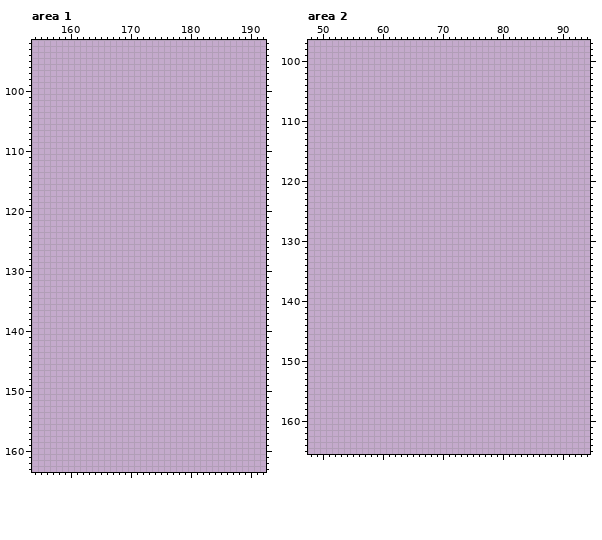
Edited in one commit: pixel-art file (img/sprite_sheet.aseprite). That is the earlier state.
768x320 pixels, 1 frame. Pixels under 10% opacity are left out. Colours within 5 levels of each other are drawn and written as one. Shown: area 1: x 154..192, y 92..163; area 2: x 48..94, y 97..165. The commit also changed other parts of the picture, which this record leaves out.
After:
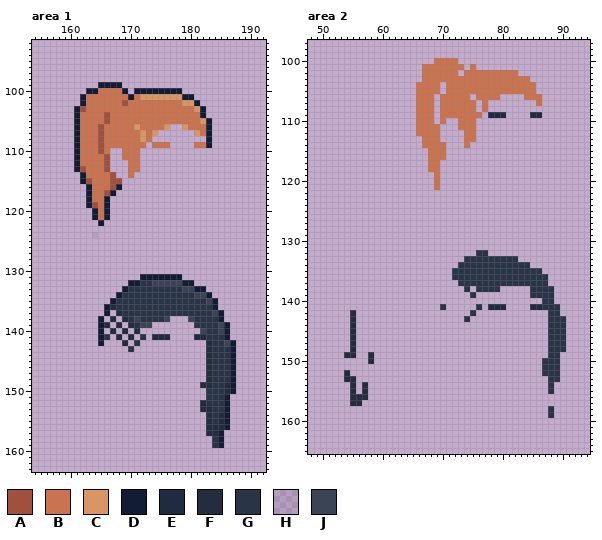
Palette (. is transparent): A #a1503f  B #ca734e  C #d99563  D #121d35  E #1e2b40  F #242d3e  G #293447  H #333c4f1b  J #3a4454
Edits made:
Changed rows in their new state; - is an unchanged pixel.
Area 1, layer "Layer 1":
first column x 161:
 99 ----DDDD---------------
100 --DDBBBBD-DDDDDDDD-----
101 -DBBBBBBBDBCCCCCCCDD---
102 -DBBBBBBABBBBBBBBBCCD--
103 DABBBBBBBBBBBBBBBBBBCD-
104 DBBBBABBBBBBBBBBBBBBBD-
105 DBBBBABBBBBBBBBBBBBBBCD
106 DBBBABBBBBCBBBBC--CBBBD
107 DBBBABBBBBBCBC------CBD
108 DBBBABBBBBBCB---------D
109 DBBBABBBBBBB-BBB----BBD
110 DBBBAB--BBB------------
111 DBBBBA--BBB------------
112 DBBBBA---BB------------
113 DABBBA---BB------------
114 -DBBBBA--B-------------
115 -DABBBAA---------------
116 --DBBBAD---------------
117 --DBBAD----------------
118 --DBBD-----------------
119 --DABD-----------------
120 ---DBD-----------------
121 ---DBD-----------------
122 ----D------------------
124 ---H-------------------
first column x 165:
131 -------DDDDDDD---------
132 -----DDGGJJJJJDD-------
133 ----DGGGGGGGGGJJDD-----
134 ---DGGGGGGGGGGGGJJD----
135 --DGGGGGGGGGGGGGGGJD---
136 -DFGGGGGGGGGGGGGGGGD---
137 -D-FGGGGGGGGGGGGGGGJD--
138 D-F-FGJGGGGJ---JGGGGD--
139 DF-F-FGJJ-------GGGGJD-
140 D-F-F-F----------JGGJD-
141 DG-F-F-G-EEE----EEGGGD-
142 D---F-G-----------FGGJD
143 -----G------------FGGGD
144 ------------------FGGGD
145 ------------------FGGGD
146 ------------------FGGGD
147 ------------------FGGGD
148 ------------------FGGGD
149 -----------------FFGGFD
150 ------------------GGGFD
151 ------------------GGGD-
152 -----------------FGGGD-
153 -----------------FFGGD-
154 ------------------FGFD-
155 ------------------FGFD-
156 ------------------FFFD-
157 ------------------FFD--
158 -------------------GD--
159 -------------------GD--
Area 2, layer "Layer 1":
first column x 66:
100 ---BBBB--------------
101 -BBBBBBB-B-----------
102 -BBBBBB-BBBBBBBBB----
103 -BBBBBBBBBBBBBBBBBB--
104 BBBB-BBBBBBBBBBBBBBB-
105 BBBB-BBBBBBBBBBBBBBB-
106 BBB-BBBBB-BBBB----BBB
107 BBB-BBBBBB-B--------B
108 BBB-BBBBBB-B---------
109 BBB-BBBBBBB-EEE----EE
110 BBB-B--BBB-----------
111 BBBB---BBB-----------
112 BBBB----BB-----------
113 -BBB----BB-----------
114 -BBBB---B------------
115 --BBB----------------
116 --BBB----------------
117 --BB-----------------
118 --BB-----------------
119 ---B-----------------
120 ---B-----------------
121 ---B-----------------
first column x 54:
132 ----------------------GG-------------
133 --------------------GGGGGGGGG--------
134 -------------------GGGGGGGGGGGG------
135 ------------------GGGGGGGGGGGGGGG----
136 ------------------GGGGGGGGGGGGGGGG---
137 -------------------GGGGGGGGGGGGGGG---
138 --------------------G-GGGG-----GGGG--
139 ---------------------G---------GGGG--
140 ---------------------------------GG--
141 ----------------G-----G-EEE----EEGGG-
142 -F-------------------G------------GG-
143 -F------------------G-------------GGG
144 -F--------------------------------GGG
145 -F--------------------------------GGG
146 -F--------------------------------GGG
147 -F--------------------------------GGG
148 -F--------------------------------GGG
149 FF--F-----------------------------GG-
150 ----F----------------------------GGG-
151 ---------------------------------GGG-
152 F--------------------------------GGG-
153 FF--------------------------------GG-
154 -F-F------------------------------G--
155 -F-F------------------------------G--
156 -FFF---------------------------------
157 -FF----------------------------------
158 ----------------------------------G--
159 ----------------------------------G--
